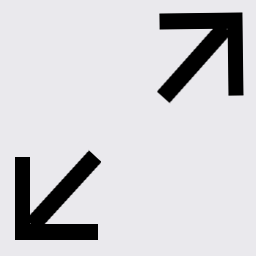
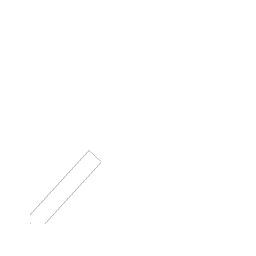
Layered file, before and after one edit (256 × 256). Changes by layer:
painted on "图层 2" over [157, 12, 244, 104]
painted on "图层 1" over [15, 149, 101, 240]
hid "图层 0 副本" over [0, 0, 256, 256]
